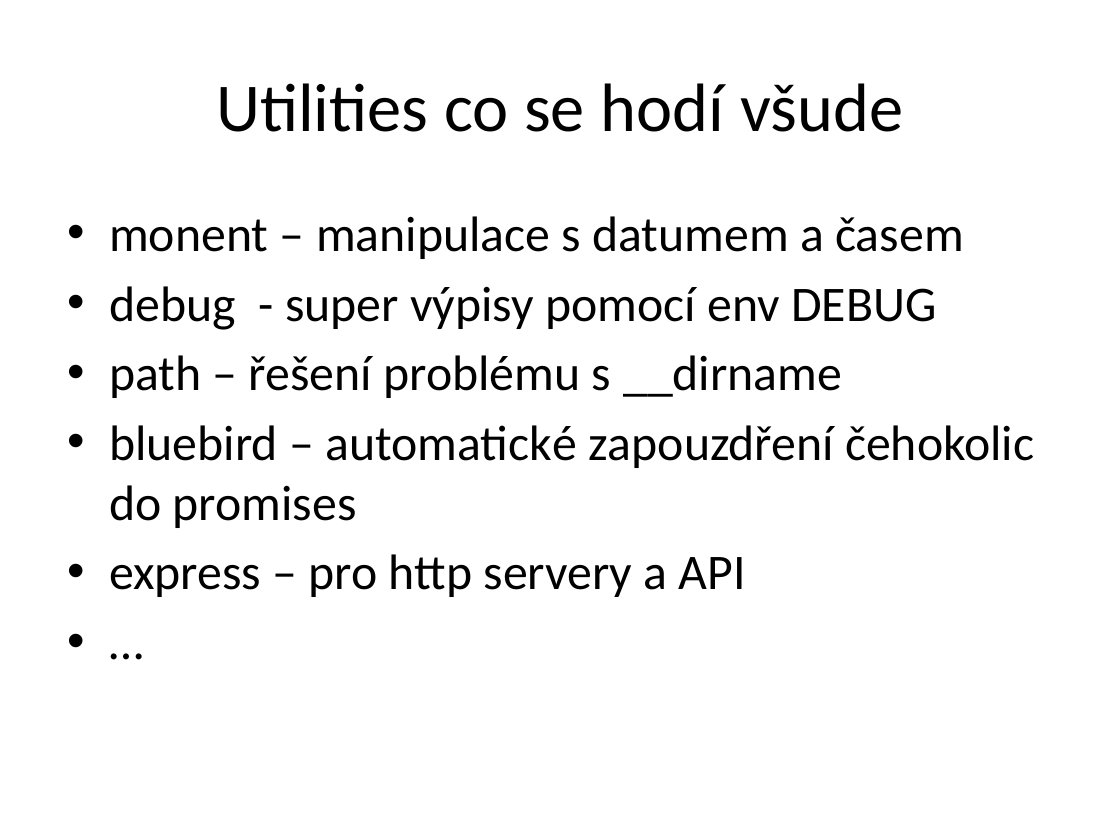
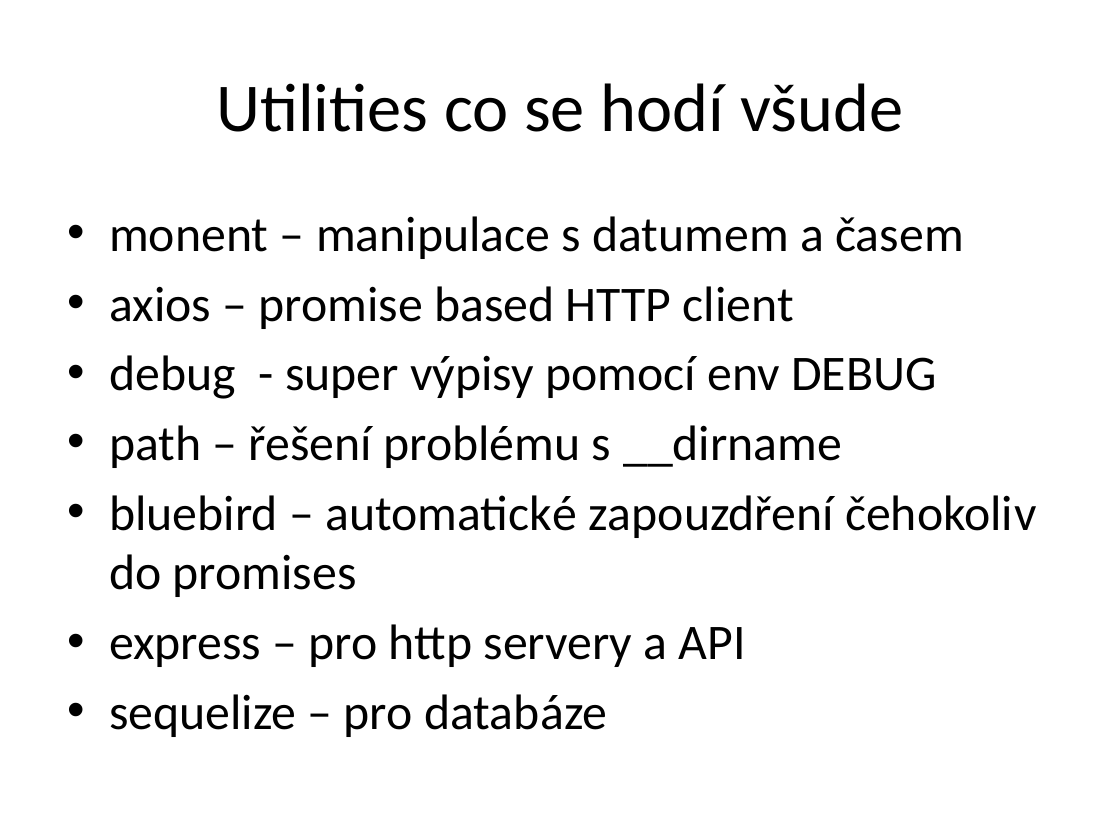
Before and after one commit to etnetera-activate/node-minicourse, a slide deck: slide 17 of node-uvod.pptx (slide 13 before the commit). Drawn at 1120x840 pixels with LibreOffice and Linux fonts; fonts in the diff are those of the drawing; background and template pictures are left out. Boxes give left, top, right and bottom in pixels: in the first picture for what was removed or moved away, otherwise in the second. Text is boxed around its words. In the diff, an @@ line names an element or a change of style, - is before the commit and + after.

```diff
--- a/node-uvod.pptx
+++ b/node-uvod.pptx
@@ text at (x1=109, y1=286, x2=794, y2=329): paragraph added @@
+• axios – promise based HTTP client
@@ text at (x1=109, y1=495, x2=1036, y2=597): text changed @@
-• bluebird – automatické zapouzdření čehokolic do promises
+• bluebird – automatické zapouzdření čehokoliv do promises
@@ text at (x1=109, y1=694, x2=607, y2=737): text changed @@
-• …
+• sequelize – pro databáze
```
Also in this commit, not shown: 5 other slides changed, 7 slides added, 5 other files.
